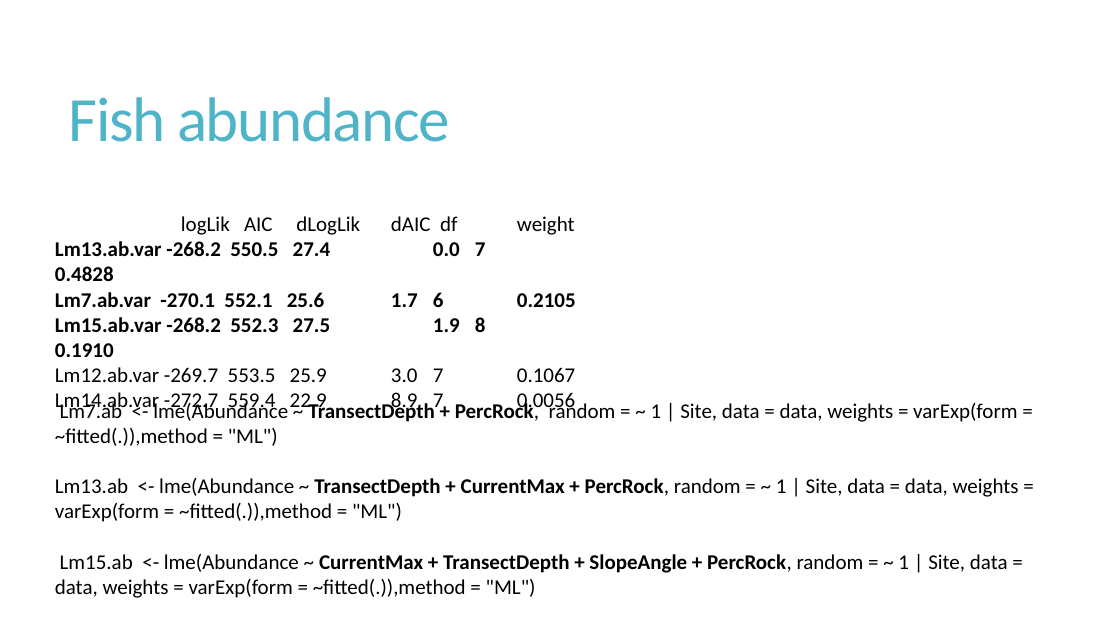
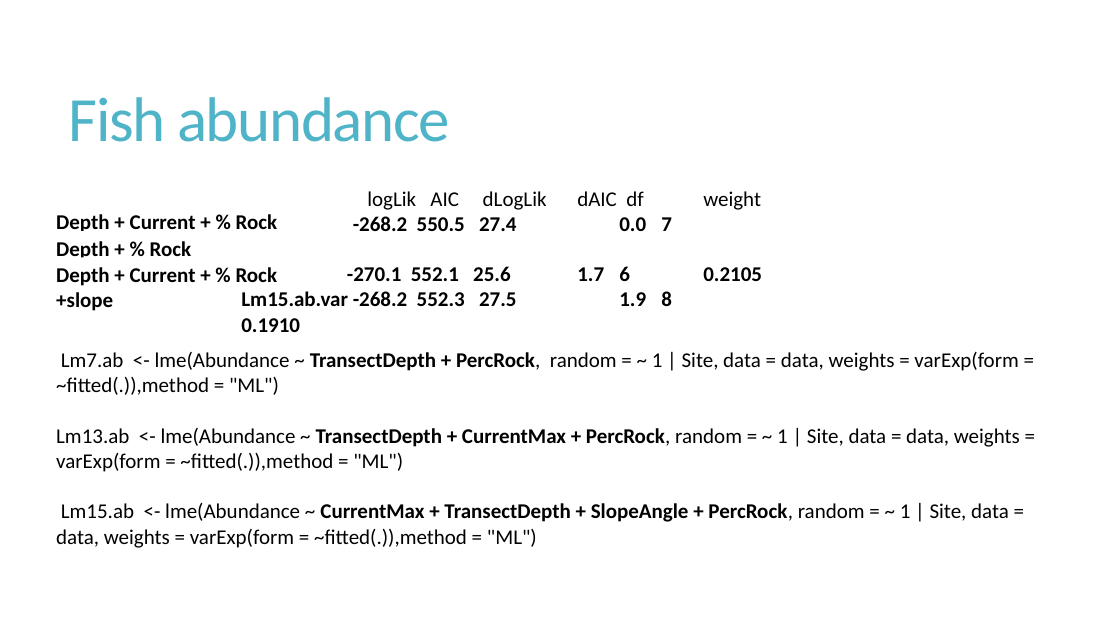
Before and after one commit to fionatfrancis/HiLo-Fish, a slide deck: slide 4 of HiLoAnalysisUpdate.pptx. Drawn at 1120x630 pixels with LibreOffice and Linux fonts; fonts in the diff are those of the drawing. Boxes give left, top, right and bottom in pixels: in the first picture for what was removed or moved away, otherwise in the second. Text is boxed around its words. In the diff, an @@ line names an element or a change of style, - is before the commit and + after.

```diff
--- a/HiLoAnalysisUpdate.pptx
+++ b/HiLoAnalysisUpdate.pptx
@@ text "logLik AIC dLogLik dAIC df ...": place and size @@
-text "logLik AIC dLogLik dAIC df ..." at <box>55,216,576,414</box>
+text "logLik AIC dLogLik dAIC df ..." at <box>241,191,762,306</box>
@@ text added at <box>56,214,278,231</box>, 18 pt, text #000000, bold @@
+Depth + Current + % Rock
@@ text added at <box>56,241,192,258</box>, 18 pt, text #000000, bold @@
+Depth + % Rock
@@ text added at <box>56,267,278,311</box>, 18 pt, text #000000, bold @@
+Depth + Current + % Rock +slope
@@ text "Lm7.ab <- lme(Abundance ~ TransectDepth ...": place and size @@
-text "Lm7.ab <- lme(Abundance ~ TransectDepth ..." at <box>55,400,1019,598</box>
+text "Lm7.ab <- lme(Abundance ~ TransectDepth ..." at <box>56,352,1020,548</box>
@@ text at <box>55,367,575,414</box>: paragraphs removed @@
-Lm12.ab.var -269.7 553.5 25.9 3.0 7 0.1067
-Lm14.ab.var -272.7 559.4 22.9 8.9 7 0.0056
```
Also in this commit, not shown: 7 other slides changed, 4 slides added, 1 slide removed, 3 other files.
